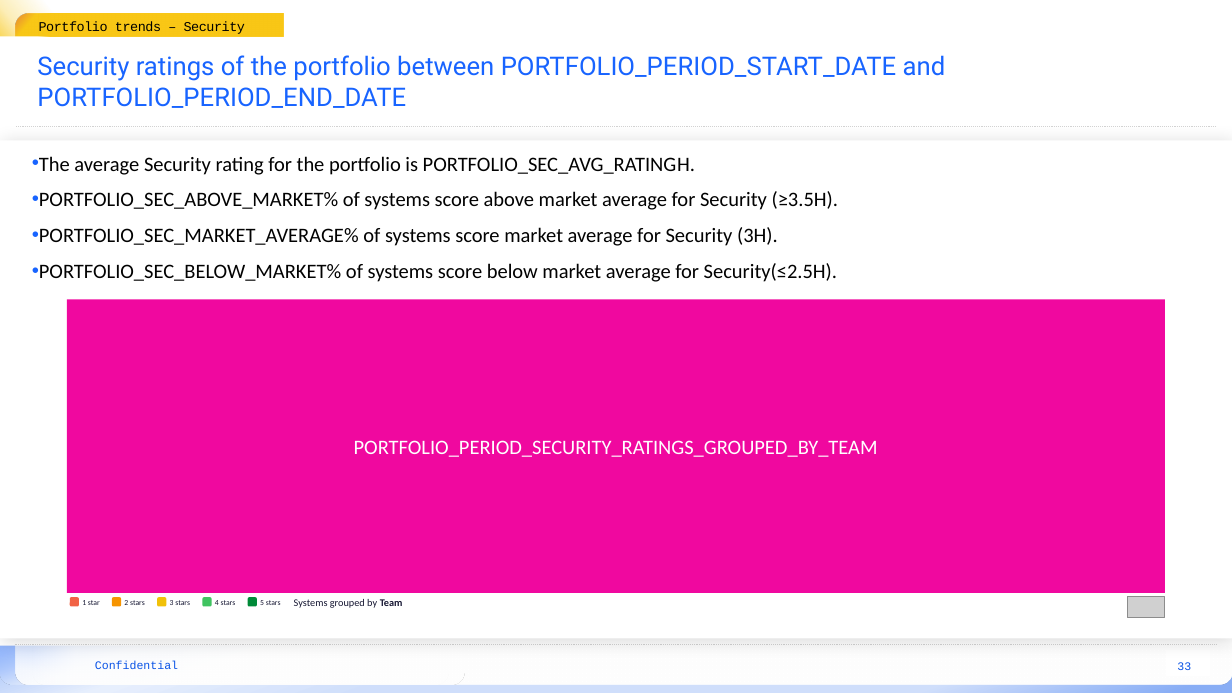
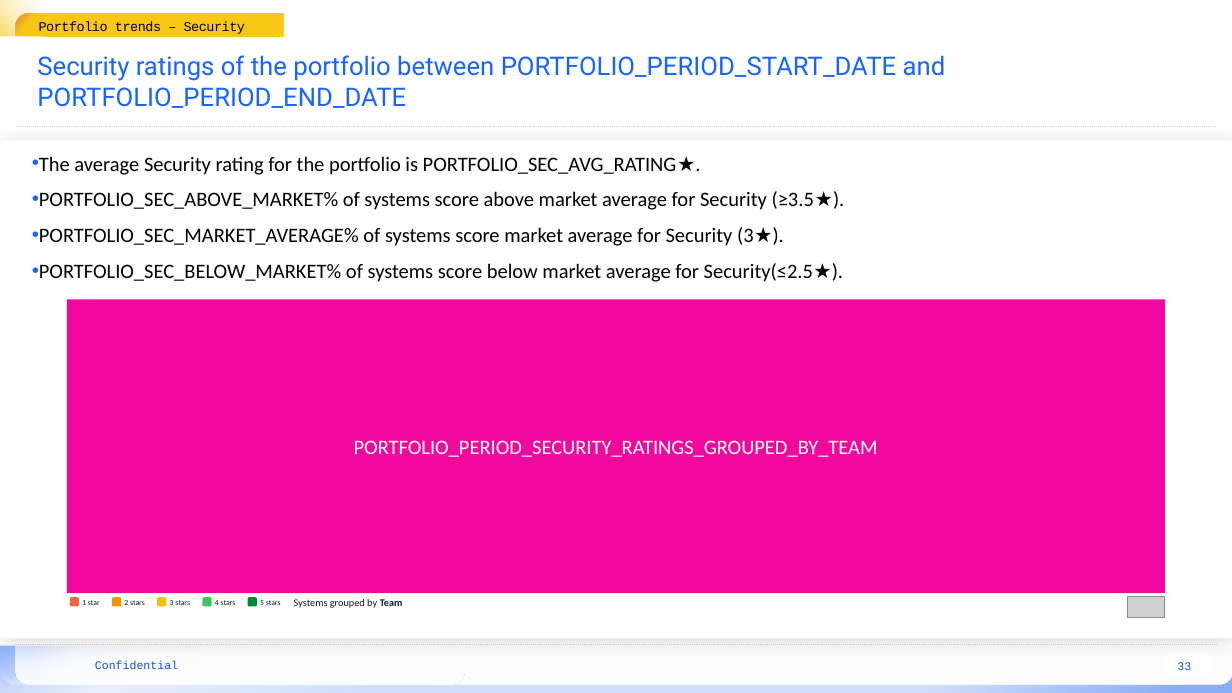
Before and after one commit to Software-Improvement-Group/sigrid-report-generator, a slide deck: slide 33 of src/report_generator/presets/templates/portfolio-overview.pptx. Drawn at 1232x693 pixels with LibreOffice and Linux fonts; fonts in the diff are those of the drawing; grey boxes stand for pictures; background and template pictures are left out. Boxes give left, top, right and bottom in pixels: in the first picture for what was removed or moved away, otherwise in the second. Text is boxed around its words. In the diff, an @@ line names an element or a change of style, - is before the commit and + after.

```diff
--- a/src/report_generator/presets/templates/portfolio-overview.pptx
+++ b/src/report_generator/presets/templates/portfolio-overview.pptx
@@ text at box(39, 156, 845, 282): text changed @@
-• The average Security rating for the portfolio is PORTFOLIO_SEC_AVG_RATING H.
-• PORTFOLIO_SEC_ABOVE_MARKET% of systems score above market average for Security (≥3.5H).
-• PORTFOLIO_SEC_MARKET_AVERAGE% of systems score market average for Security (3H).
-• PORTFOLIO_SEC_BELOW_MARKET% of systems score below market average for Security(≤2.5H).
+• The average Security rating for the portfolio is PORTFOLIO_SEC_AVG_RATING ★.
+• PORTFOLIO_SEC_ABOVE_MARKET% of systems score above market average for Security (≥3.5★).
+• PORTFOLIO_SEC_MARKET_AVERAGE% of systems score market average for Security (3★).
+• PORTFOLIO_SEC_BELOW_MARKET% of systems score below market average for Security(≤2.5★).
```
Also in this commit, not shown: 4 other slides changed, 1 other file.
